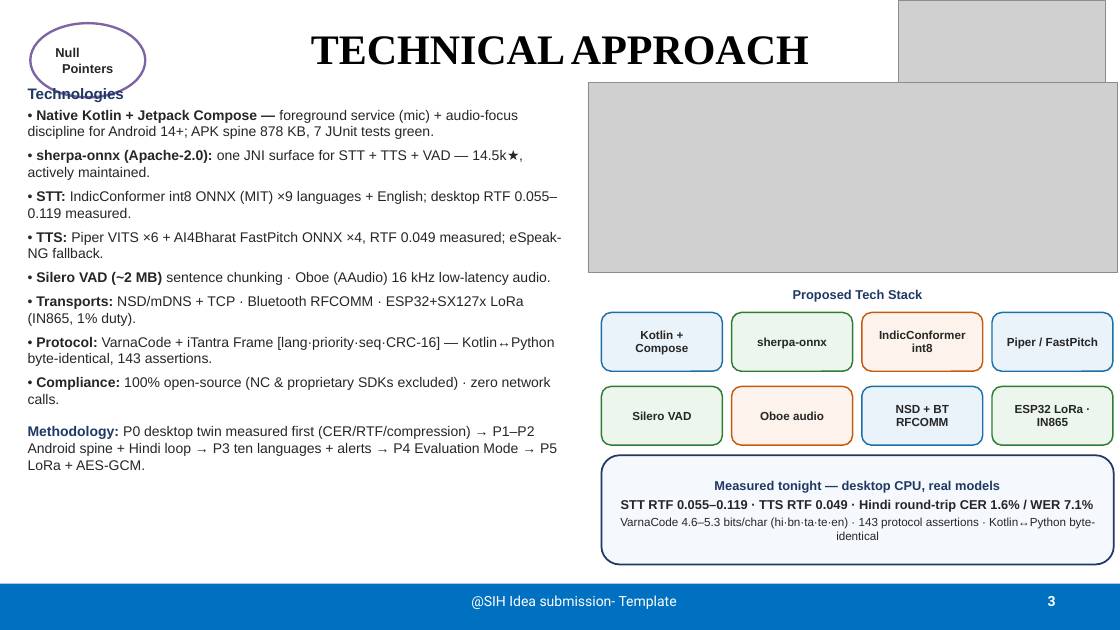
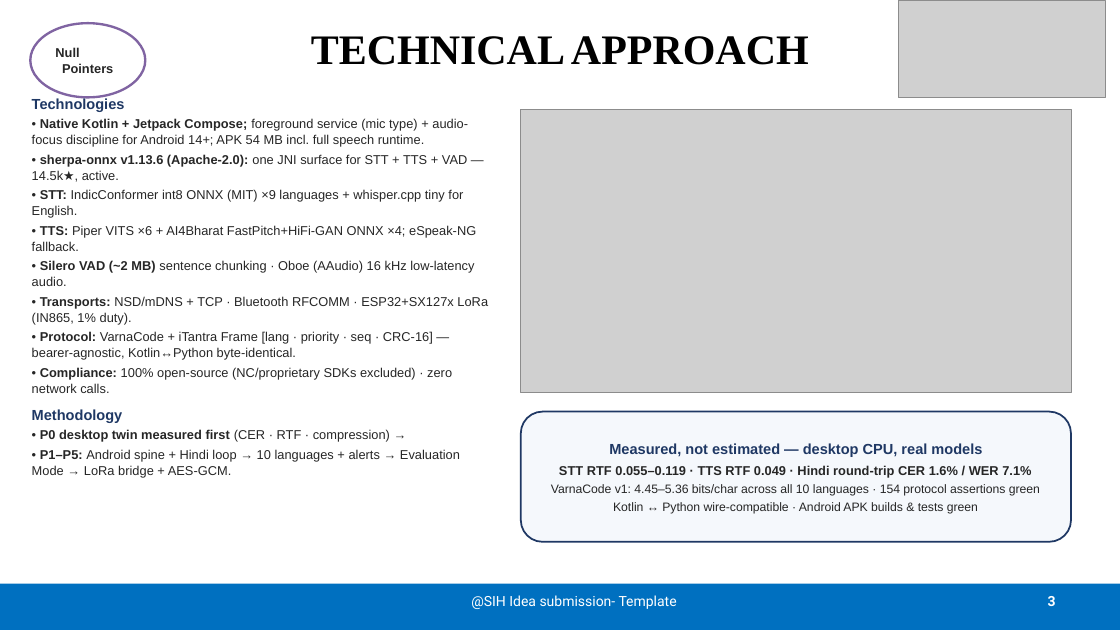
Before and after one commit to satyam-mishra-dev/itantra, a slide deck: slide 3 of docs/SIH2026-iTantra-idea-PPT.pptx. Drawn at 1120x630 pixels with LibreOffice and Linux fonts; fonts in the diff are those of the drawing; grey boxes stand for pictures. Boxes give left, top, right and bottom in pixels: in the first picture for what was removed or moved away, otherwise in the second. Text is boxed around its words. In the diff, an @@ line names an element or a change of style, - is before the commit and + after.

Commit message:
docs: idea PPT v3 — critique fixes: consistent 169x/889x, 45-byte hero, no tech-grid duplication, real repo links, uniform S1, measured v1 numbers

```diff
--- a/docs/SIH2026-iTantra-idea-PPT.pptx
+++ b/docs/SIH2026-iTantra-idea-PPT.pptx
@@ text "Technologies": place and size @@
-text "Technologies" at [28, 86, 561, 470]
+text "Technologies" at [32, 97, 488, 478]
@@ text at [32, 118, 476, 251]: text changed; size 12 to 11 pt @@
-• Native Kotlin + Jetpack Compose — foreground service (mic) + audio-focus discipline for Android 14+; APK spine 878 KB, 7 JUnit tests green.
-• sherpa-onnx (Apache-2.0): one JNI surface for STT + TTS + VAD — 14.5k★, actively maintained.
-• STT: IndicConformer int8 ONNX (MIT) ×9 languages + English; desktop RTF 0.055–0.119 measured.
-• TTS: Piper VITS ×6 + AI4Bharat FastPitch ONNX ×4, RTF 0.049 measured; eSpeak-NG fallback.
+• Native Kotlin + Jetpack Compose; foreground service (mic type) + audio-focus discipline for Android 14+; APK 54 MB incl. full speech runtime.
+• sherpa-onnx v1.13.6 (Apache-2.0): one JNI surface for STT + TTS + VAD — 14.5k★, active.
+• STT: IndicConformer int8 ONNX (MIT) ×9 languages + whisper.cpp tiny for English.
+• TTS: Piper VITS ×6 + AI4Bharat FastPitch+HiFi-GAN ONNX ×4; eSpeak-NG fallback.
@@ text at [32, 97, 488, 324]: size 13 to 12.5 pt in "Technologies"; size 12 to 11 pt in "• Silero VAD (~2 MB) sentence chunking ...", "• Transports: NSD/mDNS + TCP · Bluetooth ..."; line spacing 1 to 1.02; less space between paragraphs @@
@@ picture: place and size @@
-picture at [588, 82, 1117, 272]
+picture at [521, 109, 1071, 392]
@@ text removed at [793, 289, 922, 302] @@
-Proposed Tech Stack
@@ rounded rectangle removed at [602, 313, 723, 371] @@
-Kotlin + Compose
@@ rounded rectangle removed at [732, 313, 853, 371] @@
-sherpa-onnx
@@ rounded rectangle removed at [862, 313, 983, 371] @@
-IndicConformer int8
@@ rounded rectangle removed at [992, 313, 1113, 371] @@
-Piper / FastPitch
@@ text at [32, 331, 460, 478]: text changed; size 12 to 11 pt @@
-• Protocol: VarnaCode + iTantra Frame [lang·priority·seq·CRC-16] — Kotlin↔Python byte-identical, 143 assertions.
-• Compliance: 100% open-source (NC & proprietary SDKs excluded) · zero network calls.
-Methodology: P0 desktop twin measured first (CER/RTF/compression) → P1–P2 Android spine + Hindi loop → P3 ten languages + alerts → P4 Evaluation Mode → P5 LoRa + AES-GCM.
+• Protocol: VarnaCode + iTantra Frame [lang · priority · seq · CRC-16] — bearer-agnostic, Kotlin↔Python byte-identical.
+• Compliance: 100% open-source (NC/proprietary SDKs excluded) · zero network calls.
+Methodology
+• P0 desktop twin measured first (CER · RTF · compression) →
+• P1–P5: Android spine + Hindi loop → 10 languages + alerts → Evaluation Mode → LoRa bridge + AES-GCM.
@@ rounded rectangle removed at [602, 386, 723, 445] @@
-Silero VAD
@@ rounded rectangle removed at [732, 386, 853, 445] @@
-Oboe audio
@@ rounded rectangle removed at [862, 386, 983, 445] @@
-NSD + BT RFCOMM
@@ rounded rectangle removed at [992, 386, 1113, 445] @@
-ESP32 LoRa · IN865
@@ rounded rectangle "Measured, not estimated — desktop ...": place and size @@
-rounded rectangle "Measured, not estimated — desktop ..." at [602, 455, 1114, 565]
+rounded rectangle "Measured, not estimated — desktop ..." at [521, 412, 1071, 542]
@@ text in rounded rectangle at [609, 443, 982, 457]: text changed; size 11 to 12.5 pt @@
-Measured tonight — desktop CPU, real models
+Measured, not estimated — desktop CPU, real models
@@ text in rounded rectangle at [559, 465, 1031, 477]: more space between paragraphs @@
@@ text in rounded rectangle at [551, 484, 1040, 514]: text changed; size 10 to 10.5 pt @@
-VarnaCode 4.6–5.3 bits/char (hi·bn·ta·te·en) · 143 protocol assertions · Kotlin↔Python byte-identical
+VarnaCode v1: 4.45–5.36 bits/char across all 10 languages · 154 protocol assertions green
+Kotlin ↔ Python wire-compatible · Android APK builds & tests green
```
Also in this commit, not shown: 5 other slides changed, 1 other file.
